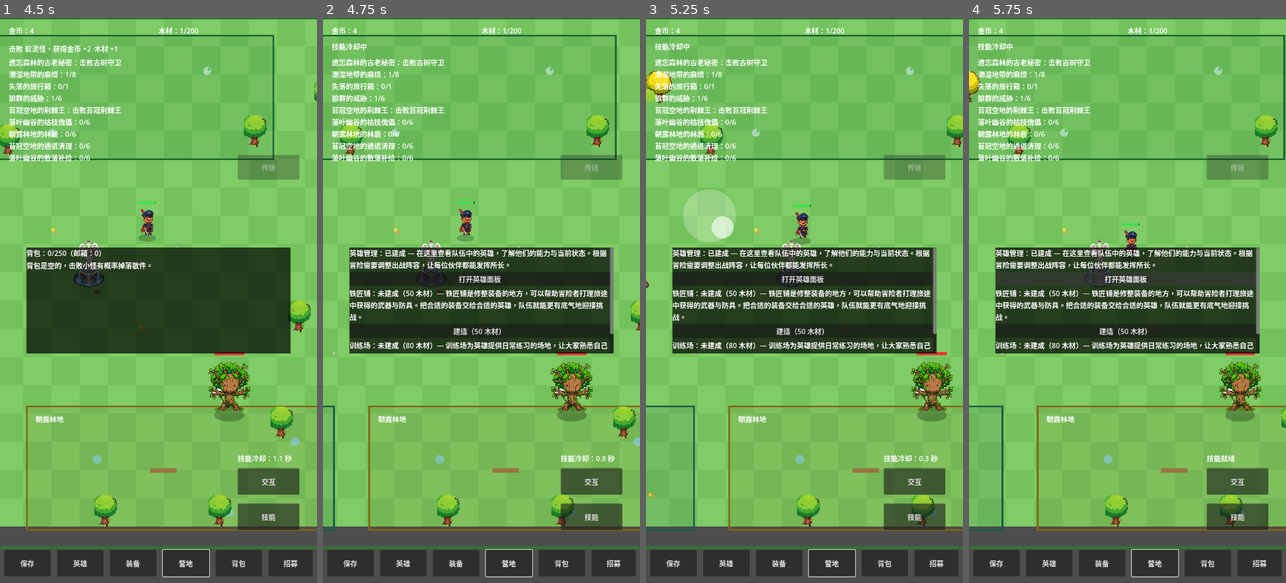
Above: before the commit, frames 1-4 (left to right).
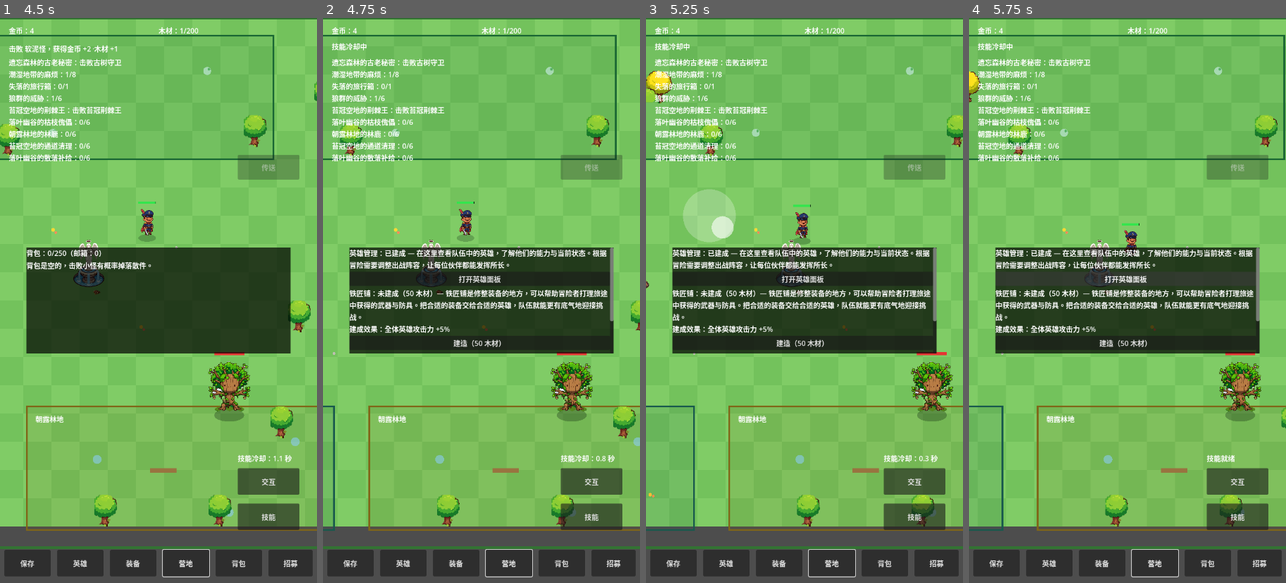
Above: after the commit, the same moments.

Repository: oneyi53/game
Game: Godot game, scene res://scenes/main.tscn
Two runs of this game, one before a commit and one after it. Both use one fixed random seed, a clock stepped at 60 frames per second and the inputs below.
Inputs (mouse positions are in pixels of both pictures, inside the frame that each line leads up to):
- Up to frame 1 (4.5 s): click "技能" at 0.5 s; tap Enter at 1.25 s; move the mouse to (228, 272) at 1.27 s; hold Right (ui_right) 1.28-2 s; tap E at 1.35 s; click (228, 272) at 1.42 s; tap Space at 1.52 s; drag from (95, 328) to (196, 283) at 2.02 s; move the mouse to (190, 176) at 2.77 s; hold Right (ui_right) 2.78-3.5 s; tap Q at 2.85 s; drag from (142, 413) to (63, 215) at 3.52 s; move the mouse to (253, 385) at 4.27 s; hold Left (ui_left) from 4.28 s (still down); tap B at 4.35 s
- Up to frame 2 (4.75 s): keep holding Left (ui_left); tap Space at 4.52 s
- Up to frame 3 (5.25 s): release Left (ui_left) at 5 s; drag from (709, 215) to (785, 283) at 5.02 s
- Up to frame 4 (5.75 s): no input

Frame 1 is identical in both runs. In frame 2, 1.2% of the frame differs, in the area x 8-92%, y 53-59%; in frame 3, 1.2%; in frame 4, 1.2%.

Commit message:
ui: show camp building party bonuses

Diff:
--- a/scripts/ui/camp_panel.gd
+++ b/scripts/ui/camp_panel.gd
@@ -53,8 +53,12 @@
         var label: Label = Label.new()
         if manager.is_built(building_id):
             label.text = str(entry["name"]) + "：已建成 — " + str(entry["intro"])
+            if str(building_id) == "blacksmith":
+                label.text += "\n队伍效果：全体英雄攻击力 +5%"
+            elif str(building_id) == "training_ground":
+                label.text += "\n队伍效果：全体英雄最大生命 +8%"
         else:
-            label.text = str(entry["name"]) + "：未建成（" + str(int(entry["cost_wood"])) + " 木材）— " + str(entry["intro"])
+            label.text = str(entry["name"]) + "：未建成（" + str(int(entry["cost_wood"])) + " 木材）— " + str(entry["intro"]) + ("\n建成效果：全体英雄攻击力 +5%" if str(building_id) == "blacksmith" else ("\n建成效果：全体英雄最大生命 +8%" if str(building_id) == "training_ground" else ""))
         label.autowrap_mode = TextServer.AUTOWRAP_WORD_SMART
         list_box.add_child(label)
         var button: Button = Button.new()
